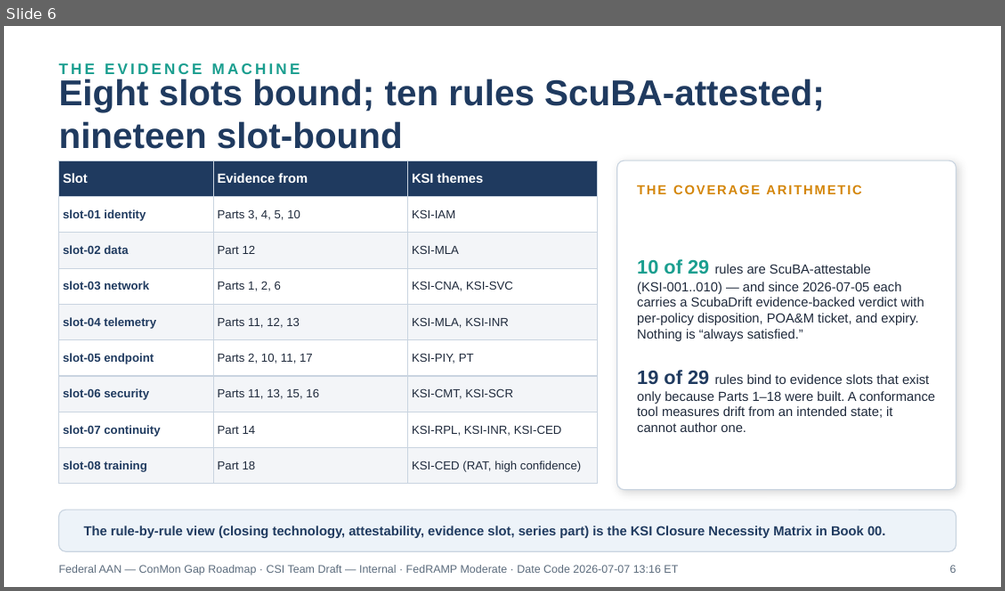
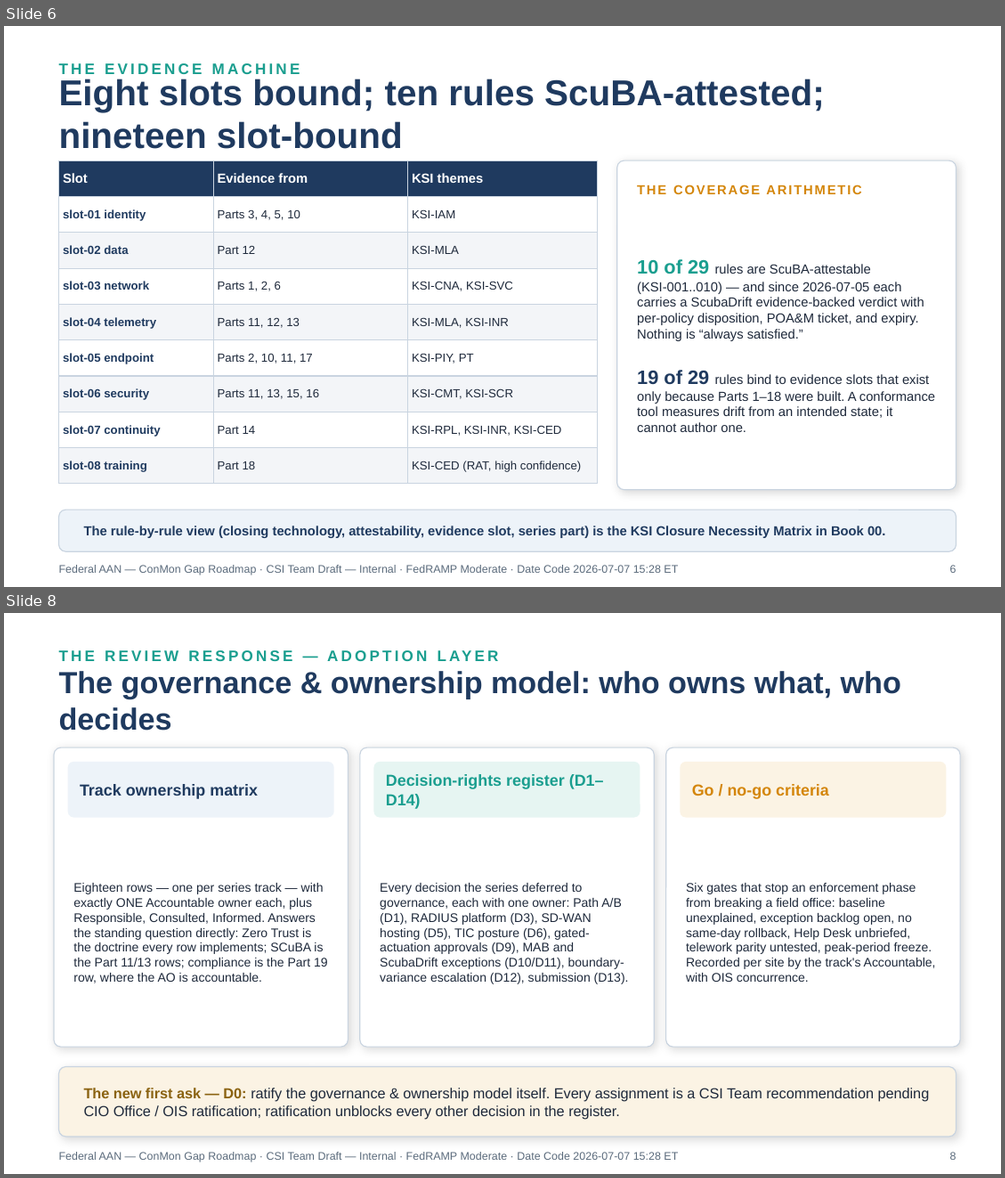
Before and after one commit to WhalerMike/uiao, a slide deck: inbox/Application Aware Networking/federal-aan-conmon-gap-roadmap.pptx. Shown one above the other, each under a label of ours: slide 6 before the commit, slides 6 and 8 after it; the slides between them are not shown. The pictures are 1005x591 and 1005x1178 pixels, drawn with LibreOffice and Linux fonts; fonts in the diff are those of the drawing. Boxes give left, top, right and bottom in pixels: in the first picture for what was removed or moved away, otherwise in the second. Text is boxed around its words. In the diff, an @@ line names an element or a change of style, - is before the commit and + after.

```diff
--- a/inbox/Application Aware Networking/federal-aan-conmon-gap-roadmap.pptx
+++ b/inbox/Application Aware Networking/federal-aan-conmon-gap-roadmap.pptx
@@ slide 8 added at bbox=[4, 613, 1001, 1174], background #FFFFFF @@
@@ text added at bbox=[59, 641, 956, 671], 11 pt, text #1A9E8F, bold @@
+THE REVIEW RESPONSE — ADOPTION LAYER
@@ text added at bbox=[59, 671, 901, 730], 22 pt, text #1F3A5F, bold @@
+The governance & ownership model: who owns what, who decides
@@ rounded rectangle added at bbox=[54, 747, 348, 1046], fill #FFFFFF, outline #C9D4E0 0.75 pt @@
@@ rounded rectangle added at bbox=[68, 762, 334, 818], fill #EDF3F9 @@
@@ rounded rectangle added at bbox=[360, 747, 654, 1046], fill #FFFFFF, outline #C9D4E0 0.75 pt @@
@@ rounded rectangle added at bbox=[374, 762, 640, 818], fill #E6F5F2 @@
@@ rounded rectangle added at bbox=[666, 747, 960, 1046], fill #FFFFFF, outline #C9D4E0 0.75 pt @@
@@ rounded rectangle added at bbox=[680, 762, 946, 818], fill #FBF3E4 @@
@@ text added at bbox=[80, 784, 258, 799], 11.5 pt, text #1F3A5F, bold @@
+Track ownership matrix
@@ text added at bbox=[386, 774, 604, 809], 11.5 pt, text #1A9E8F, bold @@
+Decision-rights register (D1–D14)
@@ text added at bbox=[692, 784, 829, 799], 11.5 pt, text #D4860B, bold @@
+Go / no-go criteria
@@ text added at bbox=[73, 883, 328, 983], 9 pt, text #1E293B @@
+Eighteen rows — one per series track — with exactly ONE Accountable owner each, plus Responsible, Consulted, Informed. Answers the standing question directly: Zero Trust is the doctrine every row implements; SCuBA is the Part 11/13 rows; compliance is the Part 19 row, where the AO is accountable.
@@ text added at bbox=[380, 883, 629, 984], 9 pt, text #1E293B @@
+Every decision the series deferred to governance, each with one owner: Path A/B (D1), RADIUS platform (D3), SD-WAN hosting (D5), TIC posture (D6), gated-actuation approvals (D9), MAB and ScubaDrift exceptions (D10/D11), boundary-variance escalation (D12), submission (D13).
@@ text added at bbox=[686, 883, 936, 981], 9 pt, text #1E293B @@
+Six gates that stop an enforcement phase from breaking a field office: baseline unexplained, exception backlog open, no same-day rollback, Help Desk unbriefed, telework parity untested, peak-period freeze. Recorded per site by the track's Accountable, with OIS concurrence.
@@ rounded rectangle added at bbox=[59, 1067, 956, 1136], fill #FBF3E4, outline #C9D4E0 0.75 pt @@
@@ text added at bbox=[84, 1087, 930, 1119], 10.5 pt, text #1E293B @@
+The new first ask — D0: ratify the governance & ownership model itself. Every assignment is a CSI Team recommendation pending CIO Office / OIS ratification; ratification unblocks every other decision in the register.
@@ text added at bbox=[59, 1151, 678, 1162], 8 pt, text #5B6B7C @@
+Federal AAN — ConMon Gap Roadmap · CSI Team Draft — Internal · FedRAMP Moderate · Date Code 2026-07-07 15:28 ET
@@ text added at bbox=[950, 1151, 956, 1159], 8 pt, text #5B6B7C @@
+8
@@ slide 6 changed as well @@
@@ text at bbox=[59, 564, 678, 575]: text changed @@
-Federal AAN — ConMon Gap Roadmap · CSI Team Draft — Internal · FedRAMP Moderate · Date Code 2026-07-07 13:16 ET
+Federal AAN — ConMon Gap Roadmap · CSI Team Draft — Internal · FedRAMP Moderate · Date Code 2026-07-07 15:28 ET
```
Also in this commit, not shown: 7 other slides changed, 1 other slide added, 3 other files.
